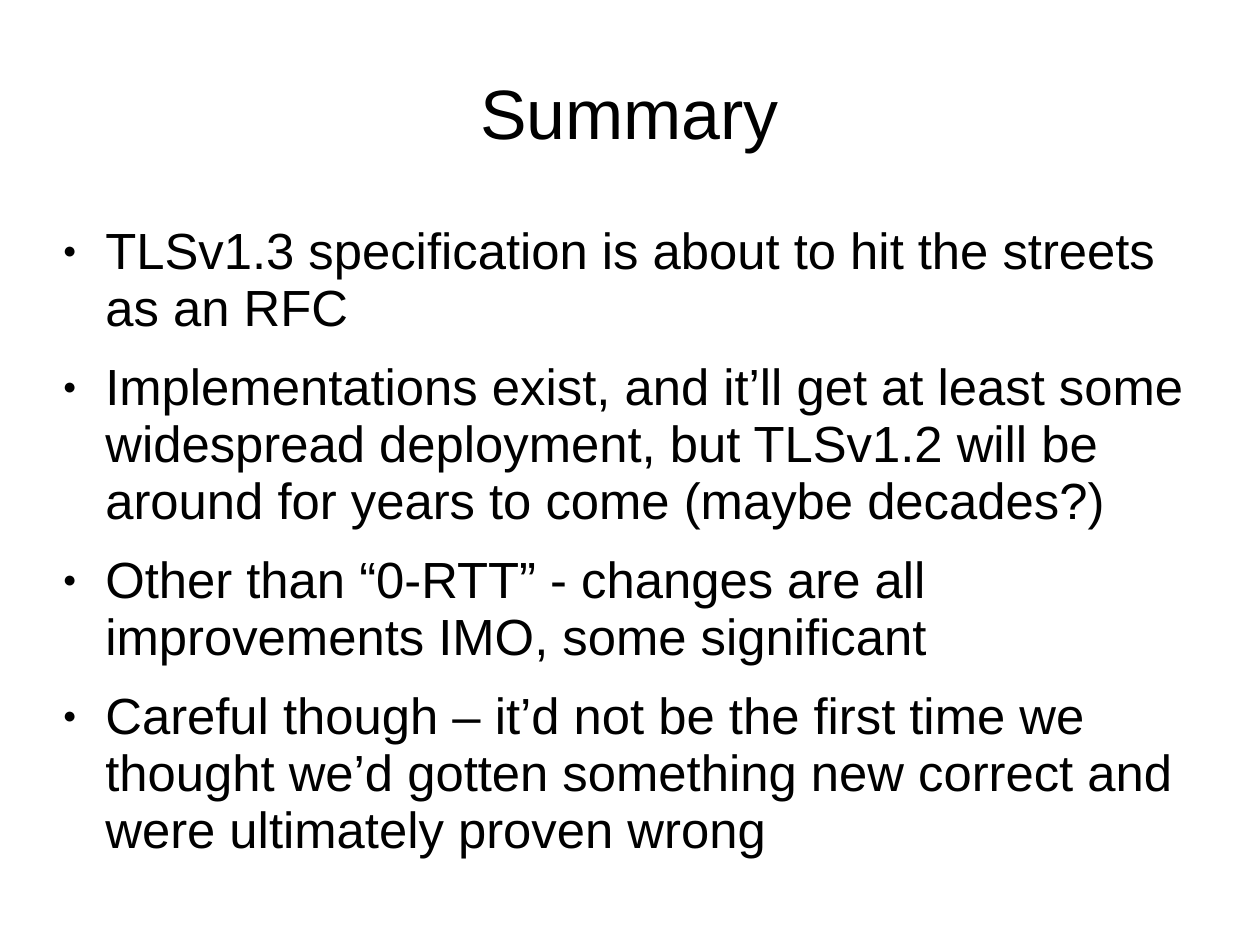
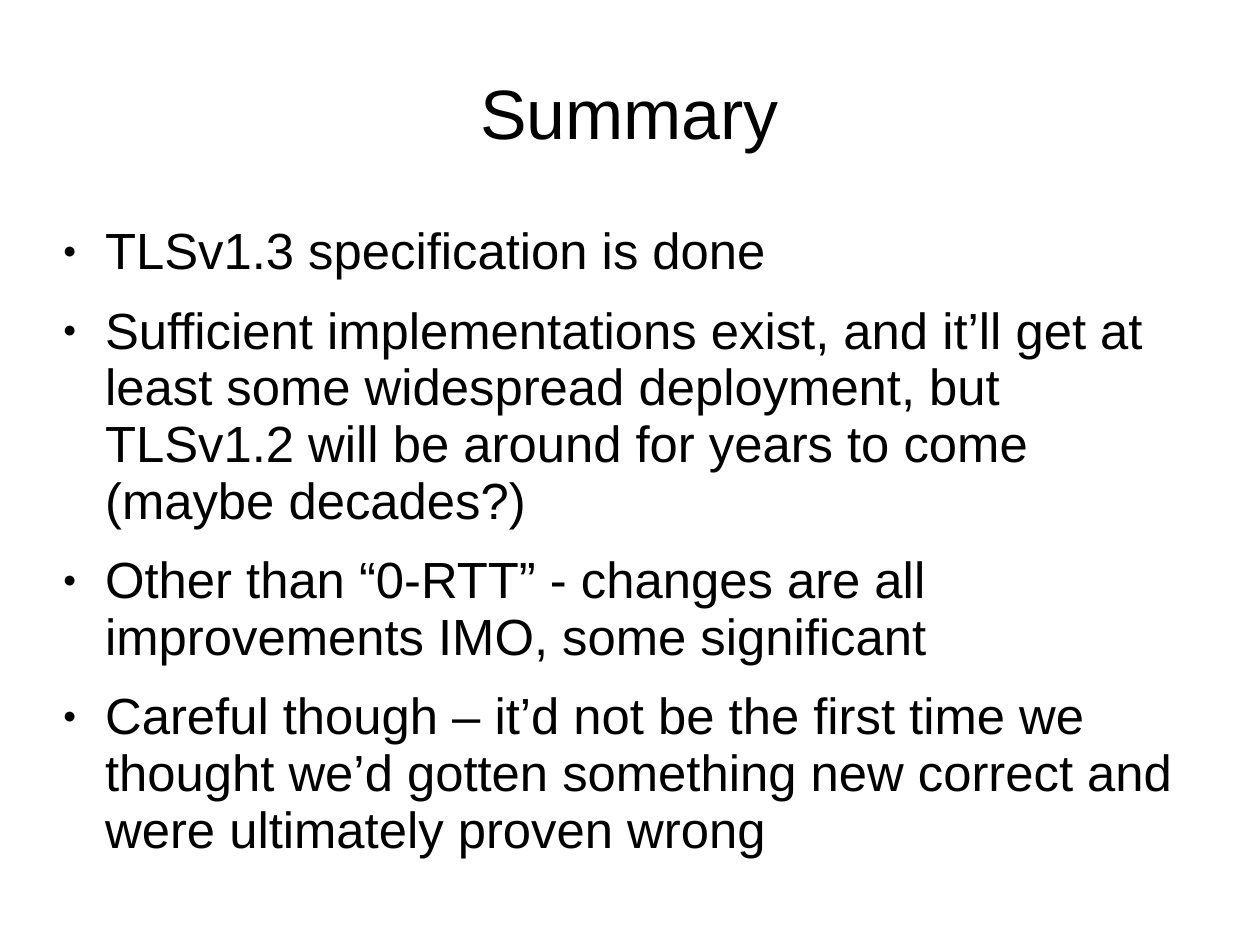
Before and after one commit to sftcd/cs7053, a slide deck: slide 21 of 2016lectures/07-tls13.ppt. Drawn at 1260x945 pixels with LibreOffice and Linux fonts; fonts in the diff are those of the drawing. Boxes give left, top, right and bottom in pixels: in the first picture for what was removed or moved away, otherwise in the second. Text is boxed around its words. In the diff, an @@ line names an element or a change of style, - is before the commit and + after.

```diff
--- a/2016lectures/07-tls13.ppt
+++ b/2016lectures/07-tls13.ppt
@@ text at [105,232,1142,529]: text changed @@
-● TLSv1.3 specification is about to hit the streets as an RFC
-● Implementations exist, and it’ll get at least some widespread deployment, but TLSv1.2 will be around for years to come (maybe decades?)
+● TLSv1.3 specification is done
+● Sufficient implementations exist, and it’ll get at least some widespread deployment, but TLSv1.2 will be around for years to come (maybe decades?)
```
Also in this commit, not shown: 6 other slides changed, 2 other files.
